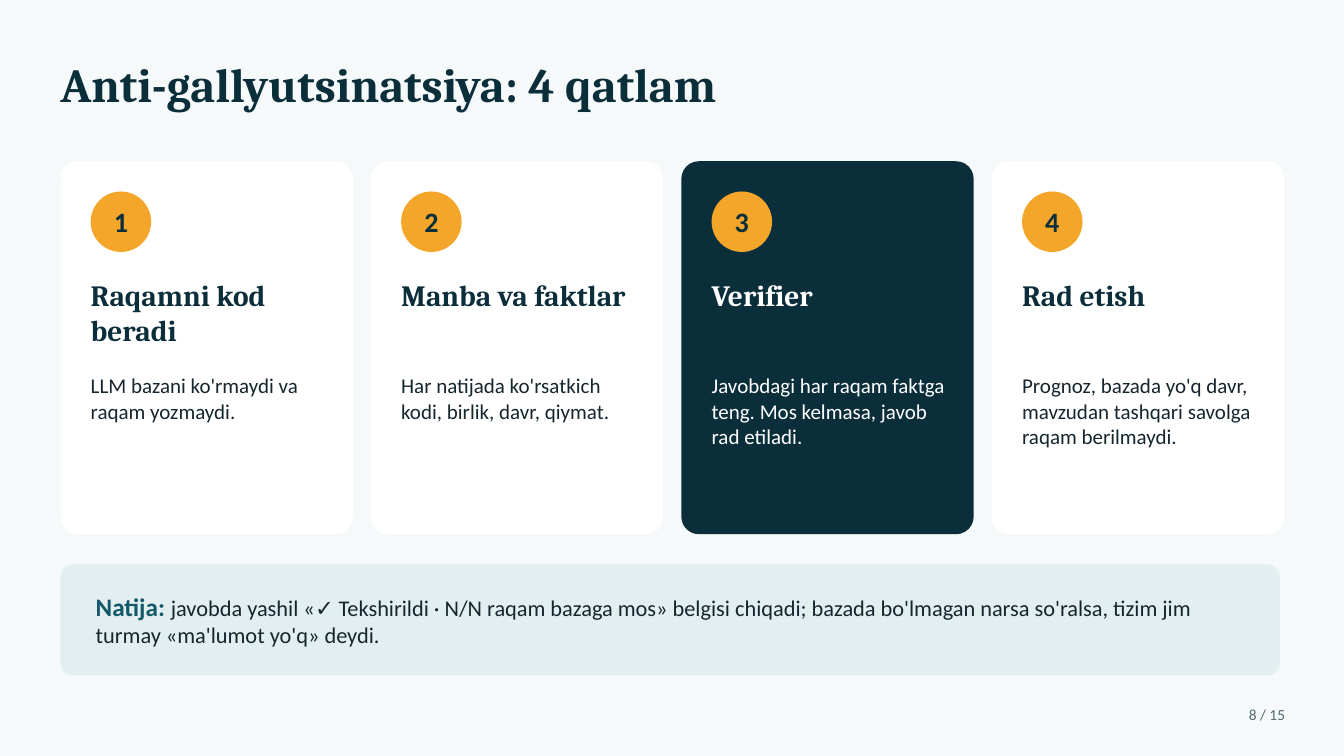
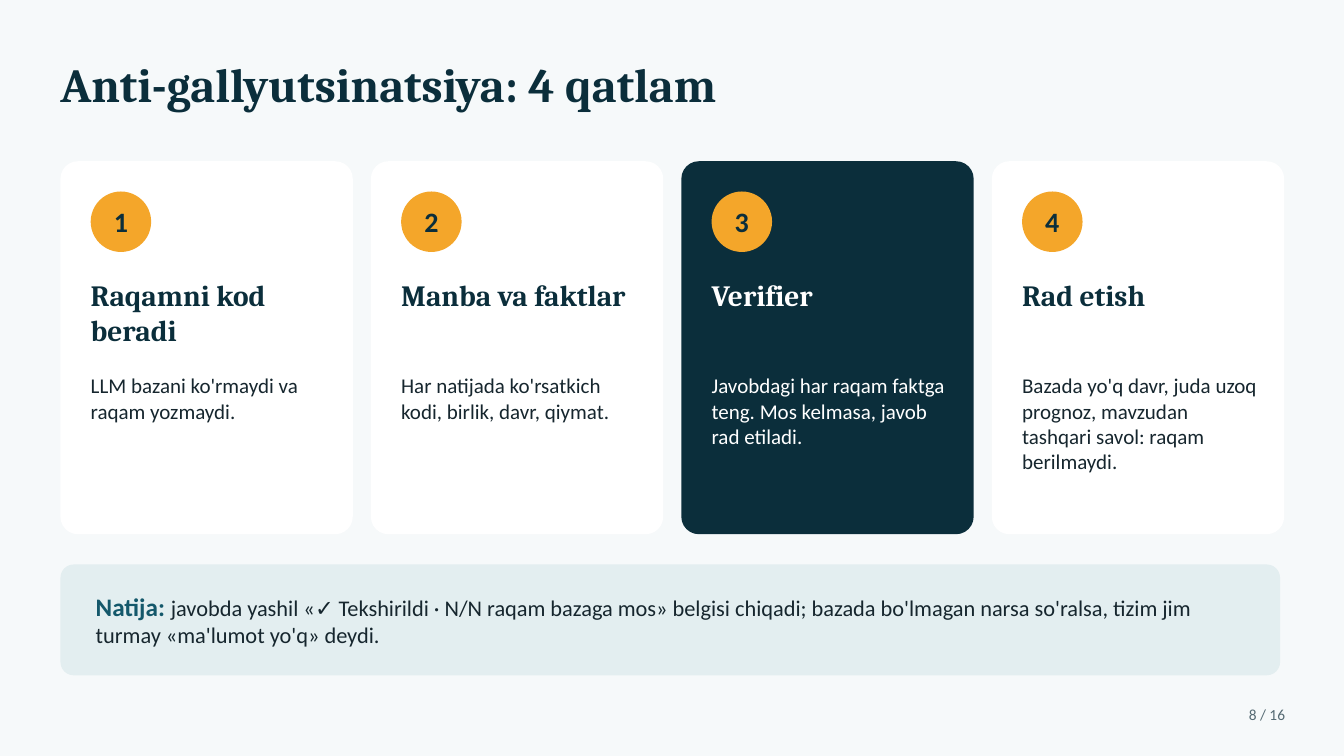
Before and after one commit to shaxzodr562-lab/MCP, a slide deck: slide 8 of SIAT_Yordamchi_taqdimot.pptx. Drawn at 1344x756 pixels with LibreOffice and Linux fonts; fonts in the diff are those of the drawing. Boxes give left, top, right and bottom in pixels: in the first picture for what was removed or moved away, otherwise in the second. Text is boxed around its words. In the diff, an @@ line names an element or a change of style, - is before the commit and + after.

```diff
--- a/SIAT_Yordamchi_taqdimot.pptx
+++ b/SIAT_Yordamchi_taqdimot.pptx
@@ text at bbox=[1022, 378, 1257, 473]: text changed @@
-Prognoz, bazada yo'q davr, mavzudan tashqari savolga raqam berilmaydi.
+Bazada yo'q davr, juda uzoq prognoz, mavzudan tashqari savol: raqam berilmaydi.
@@ text at bbox=[1249, 709, 1285, 720]: text changed @@
-8 / 15
+8 / 16
```
Also in this commit, not shown: 14 other slides changed, 1 slide added, 19 other files.
